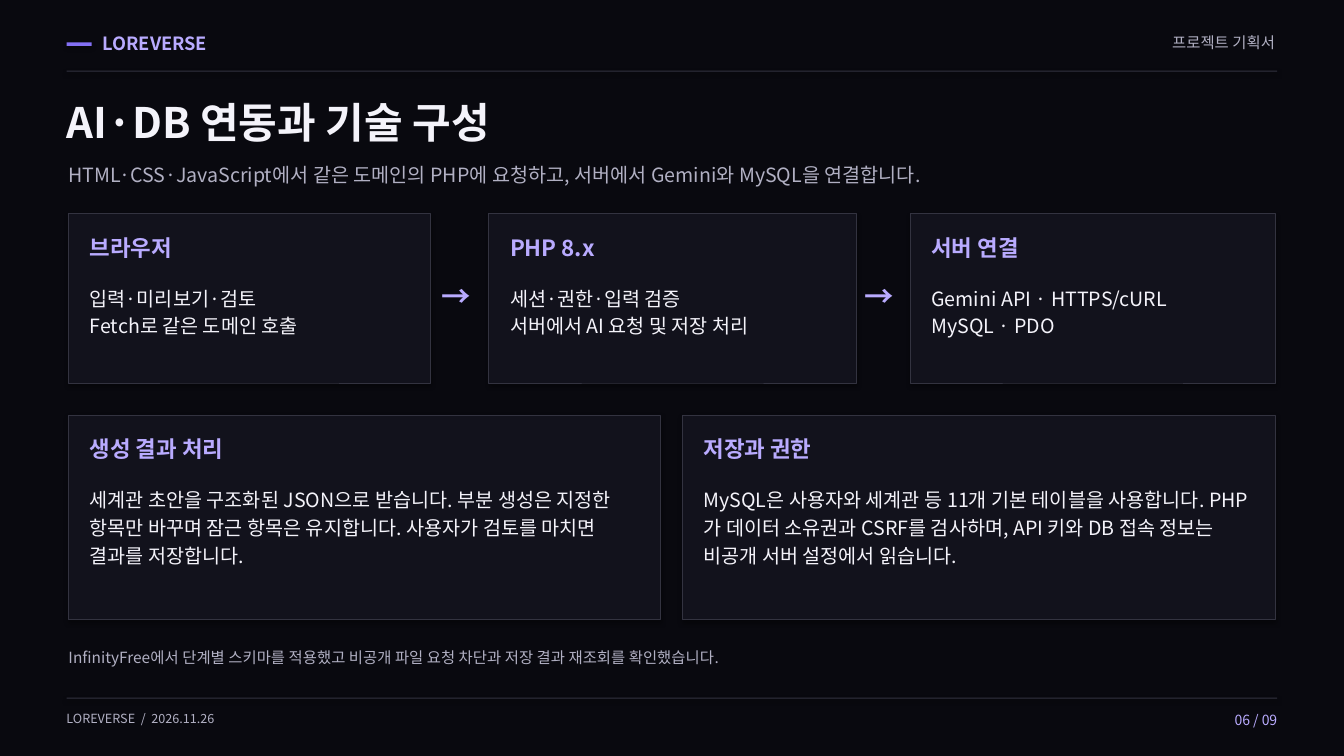
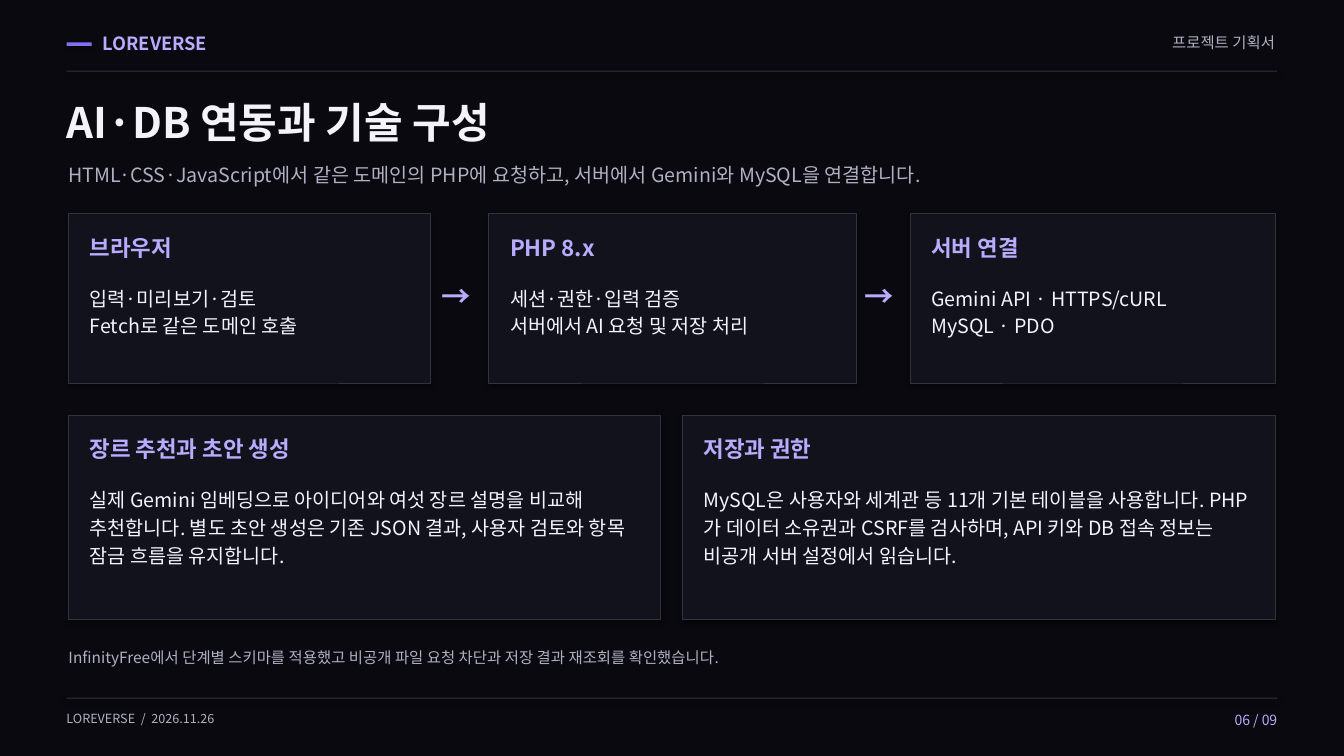
Before and after one commit to 05SUA/-, a slide deck: slide 6 of LOREVERSE/submission/LOREVERSE-project-plan.pptx. Drawn at 1344x756 pixels with LibreOffice and Linux fonts; fonts in the diff are those of the drawing. Boxes give left, top, right and bottom in pixels: in the first picture for what was removed or moved away, otherwise in the second. Text is boxed around its words. In the diff, an @@ line names an element or a change of style, - is before the commit and + after.

```diff
--- a/LOREVERSE/submission/LOREVERSE-project-plan.pptx
+++ b/LOREVERSE/submission/LOREVERSE-project-plan.pptx
@@ text at (90,438,290,459): text changed @@
-생성 결과 처리
+장르 추천과 초안 생성
@@ text at (90,490,625,565): text changed @@
-세계관 초안을 구조화된 JSON으로 받습니다. 부분 생성은 지정한 항목만 바꾸며 잠근 항목은 유지합니다. 사용자가 검토를 마치면 결과를 저장합니다.
+실제 Gemini 임베딩으로 아이디어와 여섯 장르 설명을 비교해 추천합니다. 별도 초안 생성은 기존 JSON 결과, 사용자 검토와 항목 잠금 흐름을 유지합니다.
```
Also in this commit, not shown: 4 other slides changed, 10 other files.
